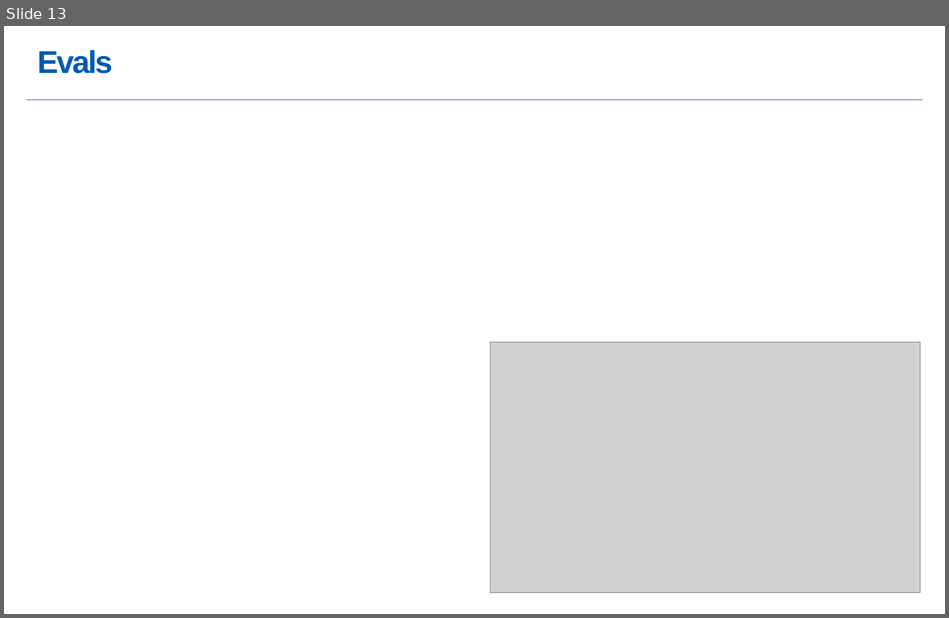
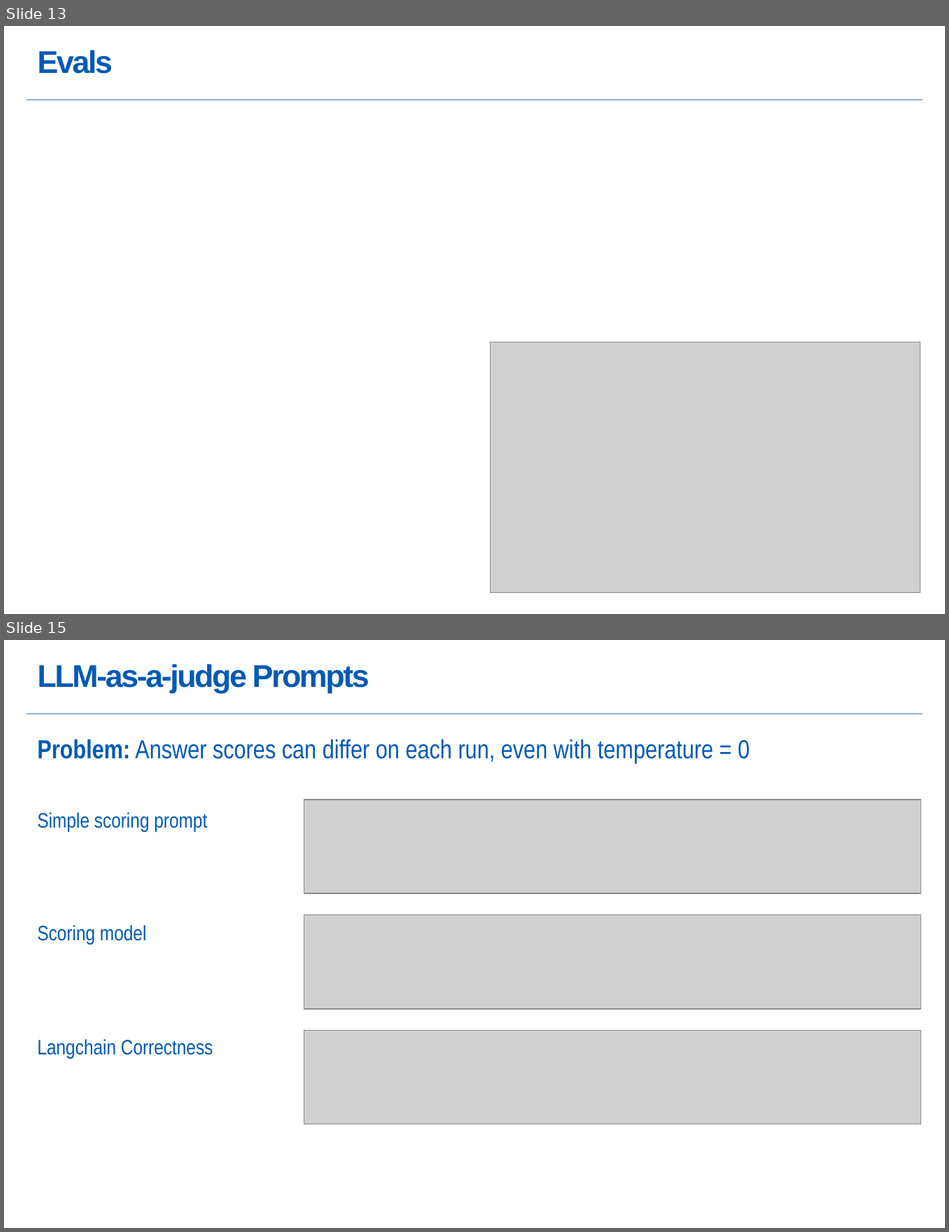
Before and after one commit to karstenheld3/OpenAI-BackendTools, a slide deck: OpenAI-BackendTools.pptx. Shown one above the other, each under a label of ours: slide 13 before the commit, slides 13 and 15 after it; the slides between them are not shown. The pictures are 949x618 and 949x1232 pixels, drawn with LibreOffice and Linux fonts; fonts in the diff are those of the drawing; grey boxes stand for pictures. Boxes give left, top, right and bottom in pixels: in the first picture for what was removed or moved away, otherwise in the second. Text is boxed around its words. In the diff, an @@ line names an element or a change of style, - is before the commit and + after.

Commit message:
Added: measure_score_model_variability() and langchain open evals correctness prompt as judge_model_prompt_template_3

```diff
--- a/OpenAI-BackendTools.pptx
+++ b/OpenAI-BackendTools.pptx
@@ slide 15 added at (4, 640, 945, 1228), background #FFFFFF; not listed: 1 template element that a slide beside it also shows @@
@@ title added at (38, 664, 369, 693), 24 pt, text #005AB4, bold @@
+LLM-as-a-judge Prompts
@@ text added at (38, 739, 750, 764), 20 pt, text #005AB4 @@
+Problem: Answer scores can differ on each run, even with temperature = 0
@@ picture added at (304, 800, 920, 894) @@
@@ text added at (38, 812, 207, 832), 16 pt, text #005AB4 @@
+Simple scoring prompt
@@ text added at (38, 925, 146, 944), 16 pt, text #005AB4 @@
+Scoring model
@@ picture added at (304, 914, 920, 1009) @@
@@ picture added at (304, 1031, 920, 1124) @@
@@ text added at (38, 1039, 213, 1059), 16 pt, text #005AB4 @@
+Langchain Correctness
```
Also in this commit, not shown: 1 other slide added, 5 other files.
